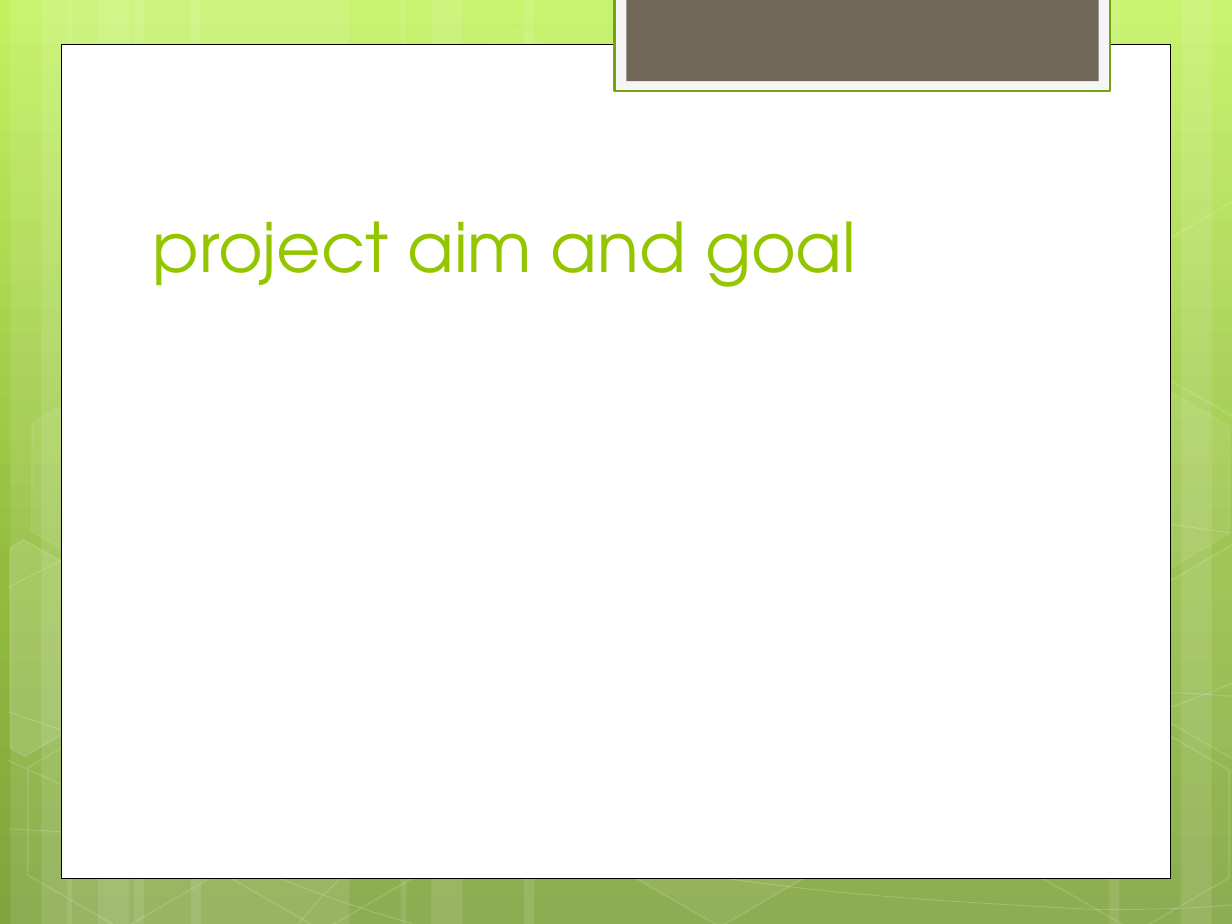
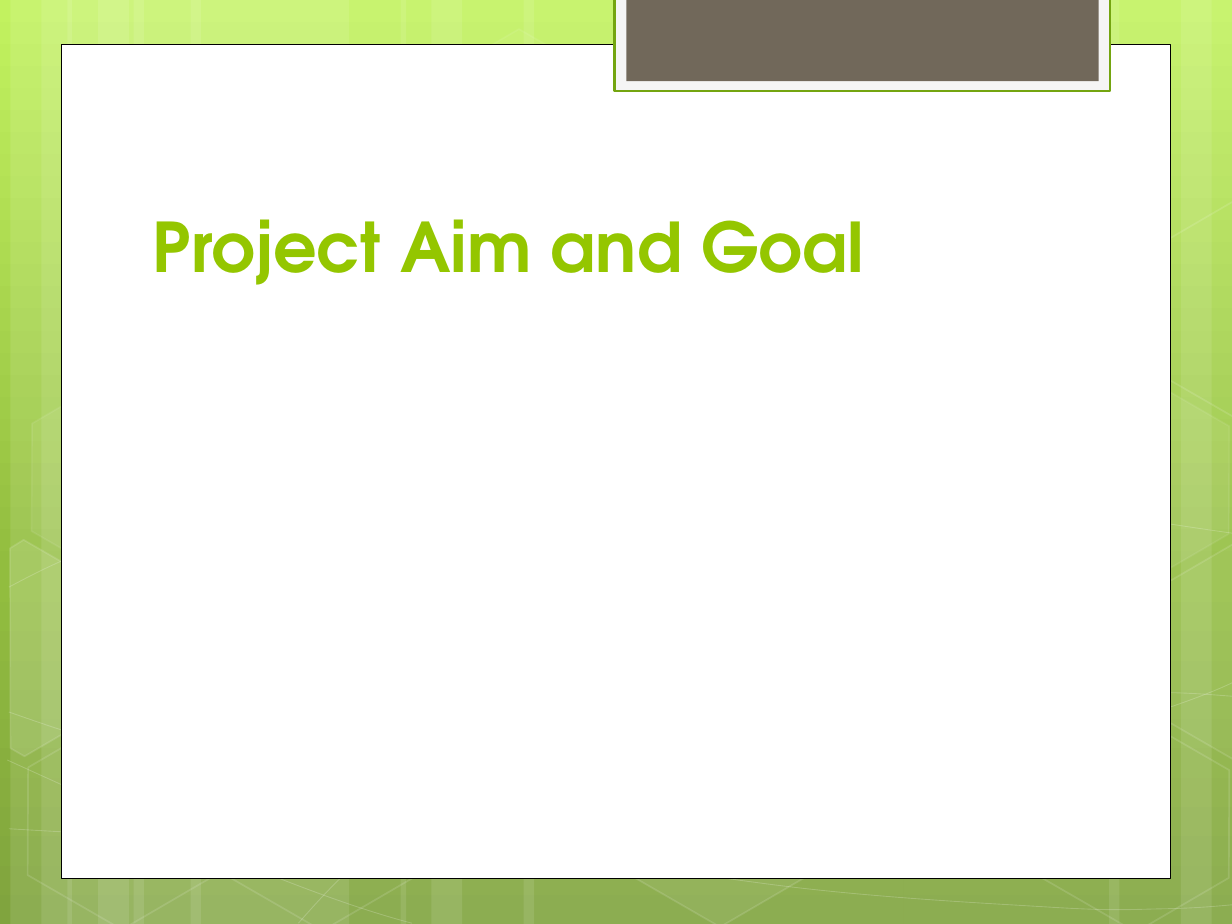
Before and after one commit to suphaphan/CSC440TopDollarDeals, a slide deck: slide 2 of Deliverbles/Inception/Inception_Stage.pptx. Drawn at 1232x924 pixels with LibreOffice and Linux fonts; fonts in the diff are those of the drawing. Boxes give left, top, right and bottom in pixels: in the first picture for what was removed or moved away, otherwise in the second. Text is boxed around its words. In the diff, an @@ line names an element or a change of style, - is before the commit and + after.

```diff
--- a/Deliverbles/Inception/Inception_Stage.pptx
+++ b/Deliverbles/Inception/Inception_Stage.pptx
@@ title at bbox=[153, 219, 864, 285]: text changed; bold on @@
-project aim and goal
+Project Aim and Goal
```
Also in this commit, not shown: 3 other slides changed.
